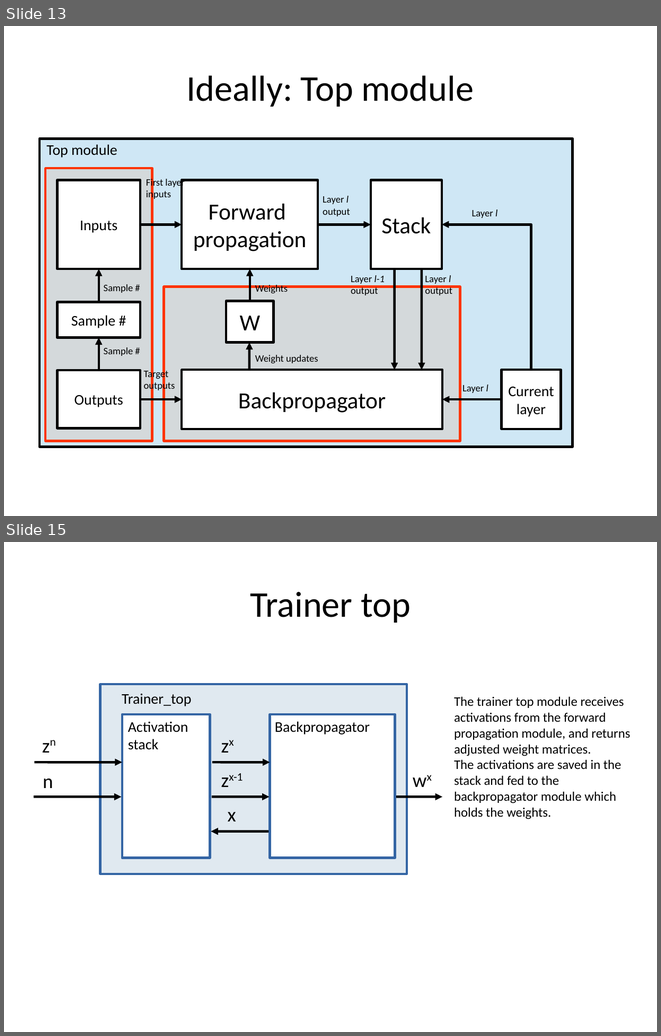
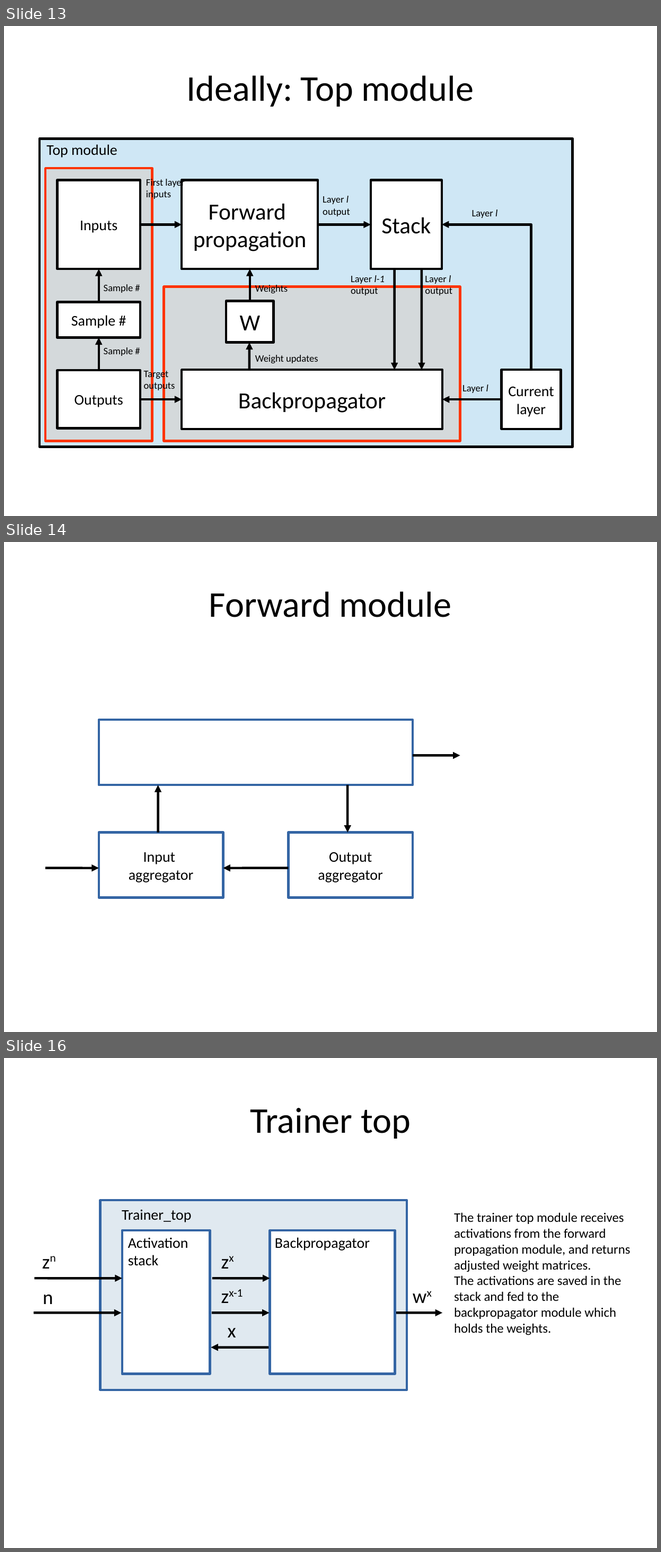
Before and after one commit to MihailoIsakov/layer_multiplex_nn, a slide deck: backpropagation/docs/doc.odp. Shown one above the other, each under a label of ours: slides 13 and 15 before the commit, slides 13, 14 and 16 after it; the slides between them are not shown. The pictures are 661x1036 and 661x1552 pixels, drawn with LibreOffice and Linux fonts; fonts in the diff are those of the drawing. Boxes give left, top, right and bottom in pixels: in the first picture for what was removed or moved away, otherwise in the second. Text is boxed around its words. In the diff, an @@ line names an element or a change of style, - is before the commit and + after.

```diff
--- a/backpropagation/docs/doc.odp
+++ b/backpropagation/docs/doc.odp
@@ slide 14 added at <box>4,542,657,1032</box>, background #FFFFFF @@
@@ title added at <box>209,591,451,617</box>, 44 pt, text #000000 @@
+Forward module
@@ rectangle added at <box>99,720,413,785</box>, fill #FFFFFF, outline #3465A4 2.89 pt @@
@@ arrow added from (413, 755) to (460, 755), #000000 2.89 pt @@
@@ arrow added from (158, 832) to (158, 785), #000000 2.89 pt @@
@@ arrow added from (347, 785) to (347, 832), #000000 2.89 pt @@
@@ rectangle added at <box>99,832,223,898</box>, fill #FFFFFF, outline #3465A4 2.89 pt, 18 pt, text #000000 @@
+Input
+aggregator
@@ rectangle added at <box>289,832,413,898</box>, fill #FFFFFF, outline #3465A4 2.89 pt, 18 pt, text #000000 @@
+Output
+aggregator
@@ arrow added from (45, 868) to (99, 868), #000000 2.89 pt @@
@@ arrow added from (289, 868) to (223, 868), #000000 2.89 pt @@
@@ what was slide 15 is now slide 16 @@
```
Also in this commit, not shown: 4 slides changed.
